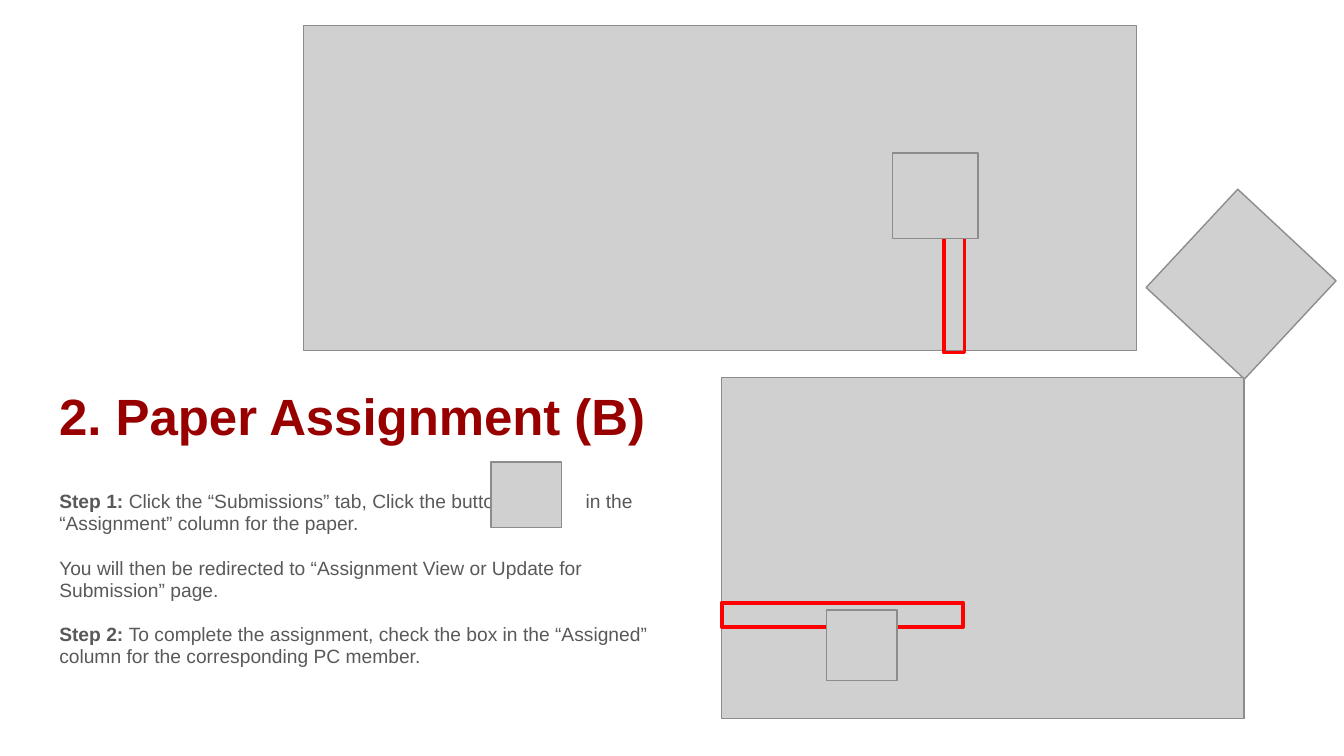
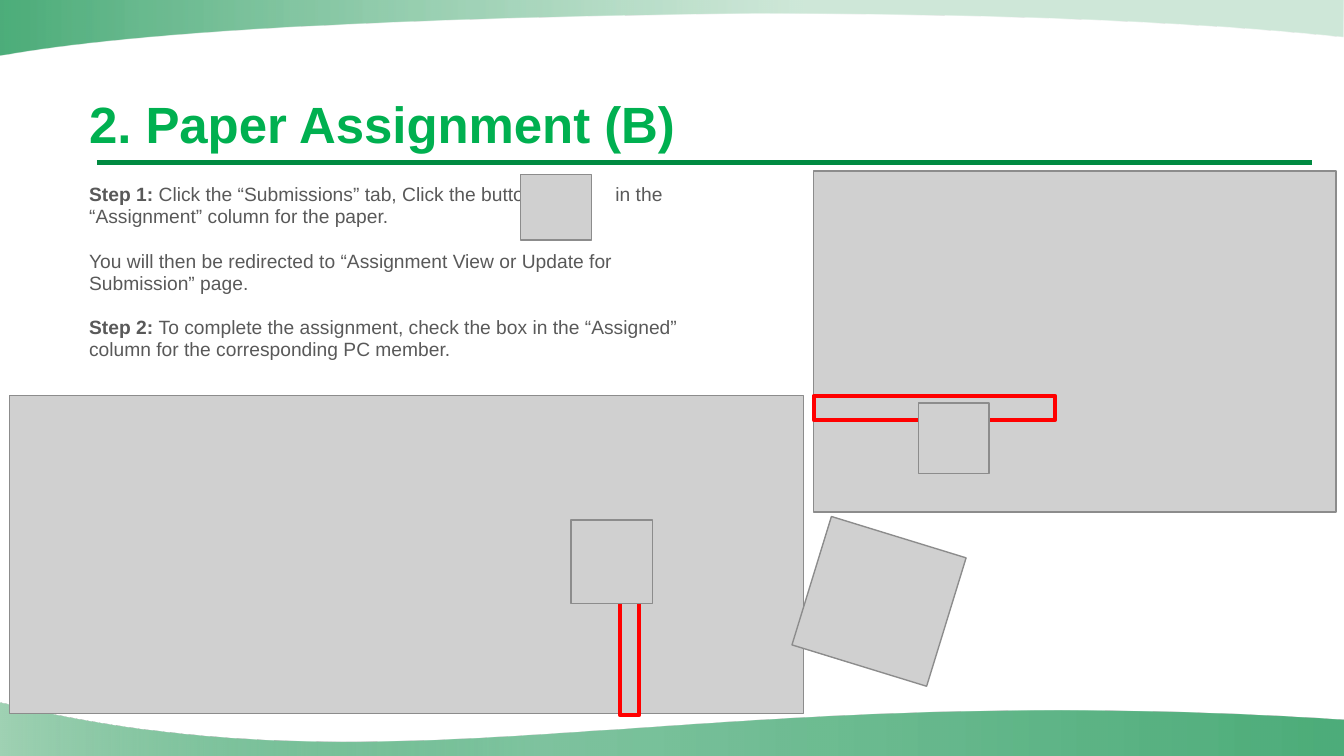
Before and after one commit to UV2026/Email-CFP, a slide deck: slide 10 of Instructions/PPT/Instructions for Assinging Papers to Session Chairs (Program Chair)[UV2026].pptx. Drawn at 1344x756 pixels with LibreOffice and Linux fonts; fonts in the diff are those of the drawing; grey boxes stand for pictures; background and template pictures are left out. Boxes give left, top, right and bottom in pixels: in the first picture for what was removed or moved away, otherwise in the second. Text is boxed around its words. In the diff, an @@ line names an element or a change of style, - is before the commit and + after.

```diff
--- a/Instructions/PPT/Instructions for Assinging Papers to Session Chairs (Program Chair)[UV2026].pptx
+++ b/Instructions/PPT/Instructions for Assinging Papers to Session Chairs (Program Chair)[UV2026].pptx
@@ freeform shape added at (0, 0, 1343, 55), fill gradient #008A41 to #A0D2B4 @@
@@ text "2. Paper Assignment (B)": place and size @@
-text "2. Paper Assignment (B)" at (59, 398, 645, 445)
+text "2. Paper Assignment (B)" at (89, 106, 675, 153)
@@ text "2. Paper Assignment (B)" at (89, 106, 675, 153): text colour #980000 to #00B050 @@
@@ text "Step 1: Click the “Submissions” ...": place and size @@
-text "Step 1: Click the “Submissions” ..." at (59, 493, 647, 667)
+text "Step 1: Click the “Submissions” ..." at (89, 186, 677, 360)
@@ line added from (97, 163) to (1313, 163), #008A41 2.5 pt @@
@@ picture: place and size @@
-picture at (491, 462, 562, 528)
+picture at (520, 175, 591, 241)
@@ picture: place and size @@
-picture at (722, 378, 1245, 719)
+picture at (813, 171, 1336, 512)
@@ picture removed at (892, 153, 978, 239) @@
@@ picture removed at (1146, 189, 1335, 379) @@
@@ picture: place and size @@
-picture at (304, 26, 1137, 351)
+picture at (9, 396, 804, 714)
@@ rectangle: place and size @@
-rectangle at (722, 602, 964, 626)
+rectangle at (813, 396, 1055, 421)
@@ picture added at (918, 403, 989, 474) @@
@@ picture added at (571, 520, 653, 603) @@
@@ picture added at (792, 516, 967, 686) @@
@@ rectangle: place and size @@
-rectangle at (943, 237, 964, 353)
+rectangle at (620, 601, 640, 715)
@@ picture removed at (827, 610, 898, 681) @@
@@ freeform shape added at (0, 703, 1344, 756), fill gradient #008A41 to #A0D2B4 @@
```
Also in this commit, not shown: 12 other slides changed, 7 other files.
